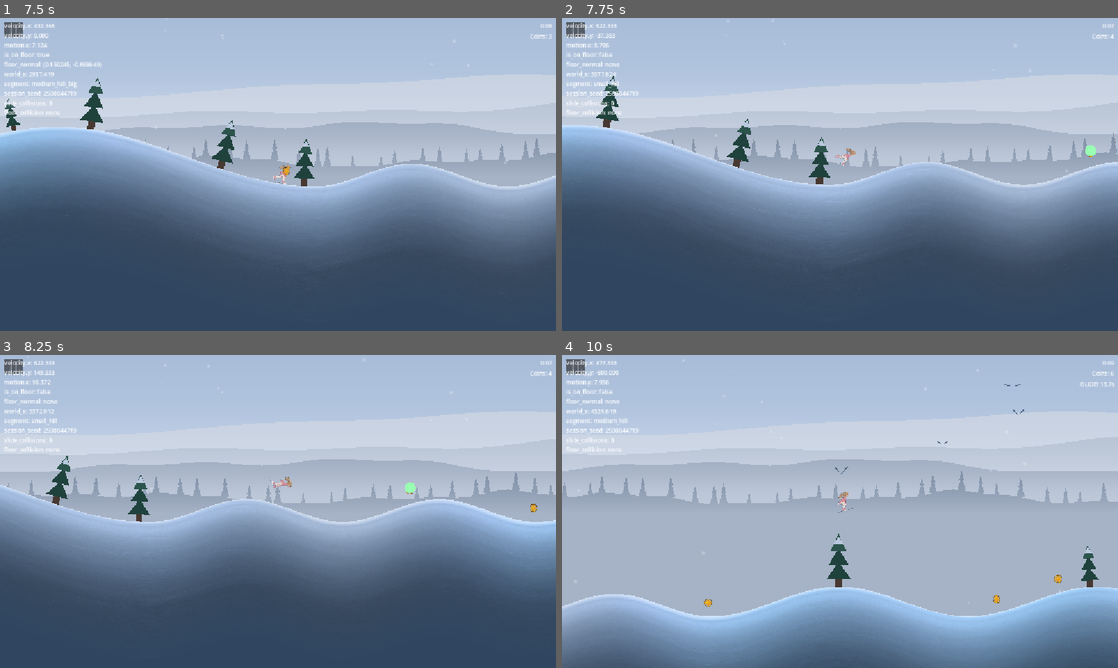
Above: before the commit, frames 1-4 (two rows, left to right).
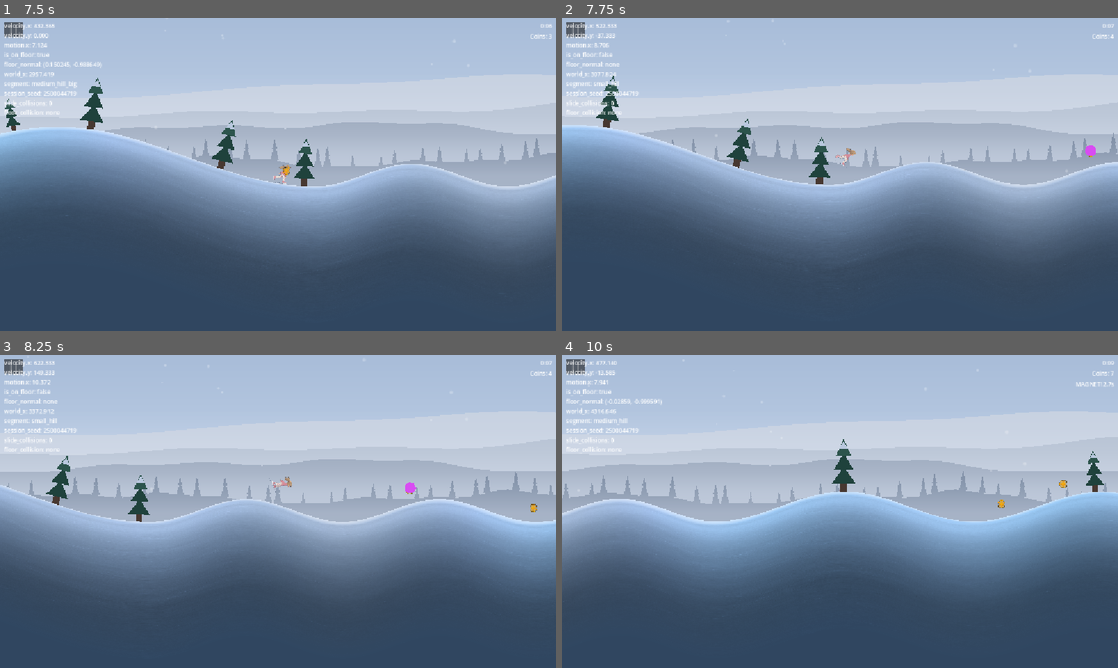
Above: after the commit, the same moments.

Repository: Kiernan-Hub/Aurora
Game: Godot game, scene res://scenes/main.tscn
Same seed, same stepped clock (60 frames per second), same inputs: the game is played once before the commit and once after it.
Inputs (mouse positions are in pixels of both pictures, inside the frame that each line leads up to):
- Up to frame 1 (7.5 s): click "Start" at 0.5 s; tap Enter (ui_accept) at 1.25, 1.52, 1.82, 4.52, 4.82 s; move the mouse to (400, 158) at 1.27 s; hold Up (ui_up) 1.28-2 s; tap M every 1.5 s from 1.35 to 7.35 s; click (400, 158) at 1.42 s; drag from (166, 190) to (250, 237) at 2.02 s; move the mouse to (333, 105) at 2.77 s; hold Up (ui_up) 2.78-3.5 s; drag from (250, 237) to (461, 199) at 3.52 s; move the mouse to (444, 221) at 4.27 s; hold Down (ui_down) 4.28-5 s; drag from (111, 127) to (194, 96) at 5.02 s; move the mouse to (305, 174) at 5.77 s; hold Down (ui_down) 5.78-6.5 s; click (305, 174) at 5.92 s; drag from (194, 96) to (366, 183) at 6.52 s; move the mouse to (400, 158) at 7.27 s; hold Up (ui_up) from 7.28 s (still down)
- Up to frame 2 (7.75 s): keep holding Up (ui_up); tap Enter (ui_accept) at 7.52 s
- Up to frame 3 (8.25 s): tap Enter (ui_accept) at 7.82 s; release Up (ui_up) at 8 s; drag from (166, 527) to (467, 486) at 8.02 s
- Up to frame 4 (10 s): move the mouse to (895, 442) at 8.77 s; hold Down (ui_down) 8.78-9.5 s; tap M at 8.85 s; drag from (812, 574) to (673, 464) at 9.52 s

Frame 1 is identical in both runs. In frame 2, less than 0.1% of the frame differs, in the area x 94-96%, y 40-44%; in frame 3, less than 0.1%; in frame 4, 51%, in the area x 0-100%, y 2-100%.

Commit message:
Land the owner's finished work; drop the playtest rig from the tree
The frozen lake is complete, so the working tree stops being a playtest rig.
shipping_values_check now PASSES with no --allow-temp for the first time in
this feature: 16 knobs at shipping values, scene clean.

WORTH BEING PRECISE ABOUT THE FIVE TEMP KNOBS, BECAUSE THIS COMMIT DOES NOT
CONTAIN THEM. Shipping values were always what was committed; the playtest
values lived only as uncommitted working-tree edits, which is what HANDOFF
meant by "the working tree is not clean, on purpose". Reverting them therefore
produced no diff -- obstacle_spawner.gd, frozen_lake_director.gd and
biome_director.gd simply match HEAD again:

  ObstacleSpawner.debug_spawning_disabled              true -> false
  FrozenLakeDirector.debug_lake_interval_override      10.0 -> 0.0
  FrozenLakeDirector.debug_lake_min_run_time_override  10.0 -> 0.0
  BiomeDirector.BIOME_DISTANCE                         7500 -> 75000
  BiomeDirector.TRANSITION_DISTANCE                    2000 -> 24000

To play-test the lake again, re-apply those; do not commit them.

What this commit DOES carry is the owner's own finished work, uncommitted until
now and none of it this session's:

- reflection_strength DELETED from BiomePalette and all nine .tres. The lake
  shipped without it -- it is a set piece rather than a biome layer, and what
  ties it to the world is that the mirror reflects the biome's own sky, not a
  per-palette number. The comment left behind says not to re-add one
  speculatively.
- The end-of-glide bonus now spawns rare_coin.tscn at scale 1.0 rather than a
  tinted coin at AIR_COIN_SCALE, so one diamond means one thing. Previously the
  same art appeared at two sizes with the BIGGER one worth LESS (15 vs 25).
  Scaling the rare coin up instead was rejected: its pickup circle would grow
  r10 -> r19 and eat 9px of the ~24px gap that makes it max-jump-only.
- GLIDE_DURATION 15.0 -> 7.0, and the debug first-powerup glide override
  removed.
- build_ice_texture.py and art_source/README.md updates.

The two reference PNGs in art_source/ stay UNTRACKED, as HANDOFF specifies.

Gates: shipping_values_check PASS (clean, no --allow-temp).
terrain_invariant_check 8/8 PASS, max_slope=20.13deg, lake flatness=0.000000,
arming watermark=164 armed_index=166 drift=0 fresh_disagreements=0.

Co-Authored-By: Claude Opus 5 <noreply@anthropic.com>

Diff:
--- a/resources/biomes/arctic_dawn.tres
+++ b/resources/biomes/arctic_dawn.tres
@@ -38,7 +38,6 @@
 snow_tint = Color(0.96, 0.98, 1, 0.44)
 snow_density_scale = 1.0
 mist_strength = 0.5
-reflection_strength = 0.3
 star_density = 0.28
 coin_color = Color(0.98, 0.8, 0.16, 1)
 obstacle_color = Color(0.98, 0.16, 0.18, 1)
--- a/resources/biomes/first_light.tres
+++ b/resources/biomes/first_light.tres
@@ -38,7 +38,6 @@
 snow_tint = Color(1, 1, 1, 0.3)
 snow_density_scale = 0.7
 mist_strength = 0.8
-reflection_strength = 0.4
 star_density = 0.0
 coin_color = Color(0.95, 0.75, 0.1, 1)
 obstacle_color = Color(0.92, 0.13, 0.15, 1)
--- a/resources/biomes/glacier_teal.tres
+++ b/resources/biomes/glacier_teal.tres
@@ -41,7 +41,6 @@
 snow_tint = Color(1, 1, 1, 0.42)
 snow_density_scale = 1.0
 mist_strength = 0.2
-reflection_strength = 0.25
 star_density = 0.0
 coin_color = Color(0.99, 0.8, 0.12, 1)
 obstacle_color = Color(0.97, 0.11, 0.2, 1)
--- a/resources/biomes/mauve_haze.tres
+++ b/resources/biomes/mauve_haze.tres
@@ -38,7 +38,6 @@
 snow_tint = Color(1, 0.98, 1, 0.44)
 snow_density_scale = 1.0
 mist_strength = 0.35
-reflection_strength = 0.2
 star_density = 0.0
 coin_color = Color(0.98, 0.81, 0.16, 1)
 obstacle_color = Color(0.97, 0.14, 0.16, 1)
--- a/resources/biomes/pale_morning.tres
+++ b/resources/biomes/pale_morning.tres
@@ -38,7 +38,6 @@
 snow_tint = Color(1, 1, 1, 0.34)
 snow_density_scale = 0.7
 mist_strength = 0.75
-reflection_strength = 0.55
 star_density = 0.0
 coin_color = Color(0.96, 0.78, 0.12, 1)
 obstacle_color = Color(0.94, 0.12, 0.14, 1)
--- a/resources/biomes/starlit_night.tres
+++ b/resources/biomes/starlit_night.tres
@@ -36,7 +36,6 @@
 snow_tint = Color(0.92, 0.96, 1, 0.5)
 snow_density_scale = 0.8
 mist_strength = 0.2
-reflection_strength = 0.45
 star_density = 1.0
 coin_color = Color(1, 0.9, 0.38, 1)
 obstacle_color = Color(1, 0.3, 0.26, 1)
--- a/resources/biomes/sunset_rose.tres
+++ b/resources/biomes/sunset_rose.tres
@@ -41,7 +41,6 @@
 snow_tint = Color(1, 0.96, 0.94, 0.4)
 snow_density_scale = 0.9
 mist_strength = 0.45
-reflection_strength = 0.7
 star_density = 0.0
 coin_color = Color(0.85, 0.62, 0.05, 1)
 obstacle_color = Color(0.85, 0.08, 0.22, 1)
--- a/resources/biomes/twilight_blue.tres
+++ b/resources/biomes/twilight_blue.tres
@@ -38,7 +38,6 @@
 snow_tint = Color(0.95, 0.98, 1, 0.46)
 snow_density_scale = 1.0
 mist_strength = 0.3
-reflection_strength = 0.35
 star_density = 0.6
 coin_color = Color(1, 0.87, 0.3, 1)
 obstacle_color = Color(1, 0.24, 0.22, 1)
--- a/resources/biomes/violet_dusk.tres
+++ b/resources/biomes/violet_dusk.tres
@@ -41,7 +41,6 @@
 snow_tint = Color(0.98, 0.97, 1, 0.42)
 snow_density_scale = 1.0
 mist_strength = 0.4
-reflection_strength = 0.5
 star_density = 0.3
 coin_color = Color(1, 0.85, 0.24, 1)
 obstacle_color = Color(1, 0.2, 0.24, 1)
--- a/scripts/systems/biome_palette.gd
+++ b/scripts/systems/biome_palette.gd
@@ -218,8 +218,14 @@
 @export_group("Optional layers")
 # Authored now, inert until each layer's own phase ships. A palette is complete data from
 # day one; the renderers arrive one at a time. See docs/development/biomes.md.
+#
+# `reflection_strength` used to sit here and was DELETED on 2026-08-15, after the frozen
+# lake's reflection shipped without it. The lake is a set piece, not a biome layer: it looks
+# the same in every biome by the owner's decision, and what ties it to the world is that the
+# mirror reflects the biome's own sky and ridges -- so there was never a per-palette number
+# for it to read. Do not re-add one speculatively; the two fields left here are inert because
+# their renderer has not been built yet, which is a different thing from inert by design.
 @export_range(0.0, 1.0) var mist_strength: float = 0.0
-@export_range(0.0, 1.0) var reflection_strength: float = 0.0
 @export_range(0.0, 1.0) var star_density: float = 0.0
 
 @export_group("Rare variant")
@@ -322,7 +328,6 @@
 	out.snow_tint = from.snow_tint.lerp(to.snow_tint, atmosphere)
 	out.snow_density_scale = lerpf(from.snow_density_scale, to.snow_density_scale, atmosphere)
 	out.mist_strength = lerpf(from.mist_strength, to.mist_strength, atmosphere)
-	out.reflection_strength = lerpf(from.reflection_strength, to.reflection_strength, atmosphere)
 	out.star_density = lerpf(from.star_density, to.star_density, atmosphere)
 
 	var gameplay: float = weights[CHANNEL_GAMEPLAY]
--- a/scripts/systems/glide_coin_spawner.gd
+++ b/scripts/systems/glide_coin_spawner.gd
@@ -41,6 +41,9 @@
 signal coin_collected(value: int)
 
 const COIN_SCENE: PackedScene = preload("res://scenes/pickups/coin.tscn")
+# The end-of-glide bonus reuses the rare coin's own scene rather than a tinted regular
+# coin -- it now IS the diamond, not a coin styled to look bonus-y.
+const BONUS_COIN_SCENE: PackedScene = preload("res://scenes/pickups/rare_coin.tscn")
 const TRAIL_COIN_VALUE: int = 1
 const COIN_FIELD_COUNT: int = 30
 # All 30 pop-in times are drawn from [0, FIELD_SPAWN_DURATION) at glide start, then popped
@@ -73,19 +76,29 @@
 # size they read as barely-there specks against how spread out and far away the field
 # already is; bigger is what actually makes a coin poking out of that empty sky readable.
 const AIR_COIN_SCALE: float = 1.9
+# THE BONUS DIAMOND IS SPAWNED AT 1.0, NOT AT AIR_COIN_SCALE, and it must stay that way while
+# it shares rare_coin.tscn with RareCoinSpawner (2026-08-15).
+#
+# Node scale here scales the Area2D, so it moves the art and the CollisionShape2D together --
+# that lockstep is the design (visuals.md's art-swap traps) and it is why the trail coins'
+# 38px art matches their 38px pickup exactly. The consequence is that a scale is not a look,
+# it is a size: at AIR_COIN_SCALE this diamond rendered 42x59 against the 22x31 diamond
+# RareCoinSpawner hangs, so the SAME ART meant two values with the bigger one worth LESS (15
+# against 25). Matching the rare coin's scale is what makes one diamond mean one thing.
+#
+# Scaling the rare coin UP to 1.9 instead was rejected: its pickup circle would grow from r10
+# to r19, dropping the collectible edge 9px into the ~24px gap between the top two jump levels
+# that makes it max-jump-only (physics.md, CLAUDE.md). Scaling only the child Sprite2D would
+# dodge that, and is worse -- it breaks the art/hitbox lockstep and leaves a diamond that looks
+# collectible 10px before it is.
+#
+# AIR_COIN_SCALE's own "barely-there specks" reasoning does not carry over: it was measured on
+# the 20px round coin, and this diamond is already read in the air at 174px clearance every
+# time RareCoinSpawner hangs one.
+const BONUS_DIAMOND_SCALE: float = 1.0
 const BONUS_COIN_VALUE: int = 15
 const BONUS_COIN_LEAD_DISTANCE: float = 200.0
 const BONUS_SURFACE_CLEARANCE: float = 130.0
-# Brighter/richer than the base coin's 0.98,0.82,0.15 -- the one visual cue (besides size)
-# that this coin is the end-of-glide bonus, not a field coin. Only used before a biome has
-# been pushed (--headless, and every gate); once one has, the bonus is DERIVED from that
-# biome's coin colour by BONUS_COIN_LIGHTEN so the "brighter than a field coin" relationship
-# survives a biome that already brightens the field coin -- a fixed colour here would read as
-# an ordinary coin under starlit_night.
-const BONUS_COIN_COLOR: Color = Color(1.0, 0.87, 0.22, 1.0)
-# Toward white. 0.15 reproduces the authored colour above almost exactly from the shipped
-# gold, so this changes nothing in the daylight biomes it was tuned against.
-const BONUS_COIN_LIGHTEN: float = 0.15
 # A field coin the player flew past without collecting has no despawn trigger of its own
 # (unlike CoinSpawner's chunk-indexed groups) -- this is what frees it instead.
 const DESPAWN_BEHIND_DISTANCE: float = 700.0
@@ -215,13 +228,16 @@
 	if terrain_generator.is_lake_world_x(world_x):
 		return
 	var local_y: float = terrain_generator.get_terrain_height(world_x) - BONUS_SURFACE_CLEARANCE
-	spawn_coin(world_x, local_y, BONUS_COIN_VALUE, AIR_COIN_SCALE, get_bonus_coin_color())
+	spawn_coin(world_x, local_y, BONUS_COIN_VALUE, BONUS_DIAMOND_SCALE, null, BONUS_COIN_SCENE)
 
 
 # null means "whatever this coin's colour should be right now", which is the biome's once one
 # has been pushed and coin.tscn's authored gold before that. A Color overrides it outright.
-func spawn_coin(world_x: float, local_y: float, coin_value: int, coin_scale: float, tint: Variant) -> void:
-	var coin: Coin = COIN_SCENE.instantiate() as Coin
+# scene defaults to the ordinary trail coin; the bonus call passes BONUS_COIN_SCENE, which is
+# never tinted below -- same reasoning as RareCoinSpawner: no spawner pushes a colour into the
+# diamond, so it keeps its own authored modulate.
+func spawn_coin(world_x: float, local_y: float, coin_value: int, coin_scale: float, tint: Variant, scene: PackedScene = COIN_SCENE) -> void:
+	var coin: Coin = scene.instantiate() as Coin
 	coin.value = coin_value
 	coin.collected.connect(_on_coin_collected)
 	coin.position = Vector2(world_x, local_y)
@@ -229,32 +245,26 @@
 		coin.scale = Vector2(coin_scale, coin_scale)
 	if tint is Color:
 		coin.set_visual_color(tint)
-	elif has_biome_color:
+	elif has_biome_color and scene != BONUS_COIN_SCENE:
 		coin.set_visual_color(biome_coin_color)
 	add_child(coin)
 	active_coins.append(coin)
 
 
-func get_bonus_coin_color() -> Color:
-	if not has_biome_color:
-		return BONUS_COIN_COLOR
-	return biome_coin_color.lerp(Color.WHITE, BONUS_COIN_LIGHTEN)
-
-
 # Repaints the field coins already hanging in the air along with every one spawned from here
-# on. The bonus coin is told apart by its value rather than by a flag: it is the only coin
-# either spawner ever gives a value other than 1, and repainting it as a field coin would
-# throw away the cue that it is the bonus.
+# on. The bonus coin is skipped -- it is the diamond now, not a tinted field coin, and is told
+# apart by its value (the only coin either spawner ever gives a value other than 1).
 func apply_biome_color(color: Color) -> void:
 	if has_biome_color and biome_coin_color.is_equal_approx(color):
 		return
 	has_biome_color = true
 	biome_coin_color = color
-	var bonus_color: Color = get_bonus_coin_color()
 	for coin: Coin in active_coins:
 		if not is_instance_valid(coin):
 			continue
-		coin.set_visual_color(bonus_color if coin.value == BONUS_COIN_VALUE else color)
+		if coin.value == BONUS_COIN_VALUE:
+			continue
+		coin.set_visual_color(color)
 
 
 func despawn_trailing_coins() -> void:
--- a/scripts/systems/powerup_manager.gd
+++ b/scripts/systems/powerup_manager.gd
@@ -37,7 +37,7 @@
 const COIN_MAGNET_DURATION: float = 4.0
 const COIN_DOUBLER_DURATION: float = 6.0
 const COIN_DOUBLER_MULTIPLIER: float = 2.0
-const GLIDE_DURATION: float = 15.0
+const GLIDE_DURATION: float = 7.0
 
 # How long each timed effect lasts. An effect absent from this table is untimed and is
 # never expired by _process() -- it is owned by whatever consumes it (a shield is spent
--- a/scripts/systems/powerup_spawner.gd
+++ b/scripts/systems/powerup_spawner.gd
@@ -49,7 +49,7 @@
 # Pins ONLY the first spawn's kind, unlike debug_forced_effect above which pins every
 # spawn for the whole run -- this is meant to pair with the time override for a quick
 # look at one specific powerup, without losing variety for the rest of the session.
-var debug_first_powerup_effect_override: StringName = PowerupManager.EFFECT_GLIDE if OS.is_debug_build() else &""
+var debug_first_powerup_effect_override: StringName = &""
 
 # The full powerup catalogue: one row per kind, and the ONLY place a kind is declared.
 #
